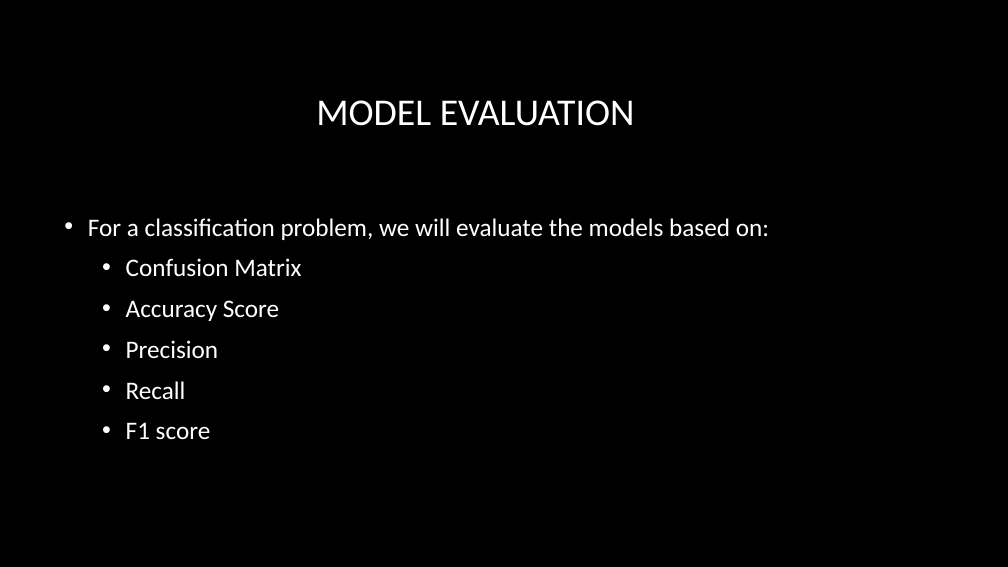
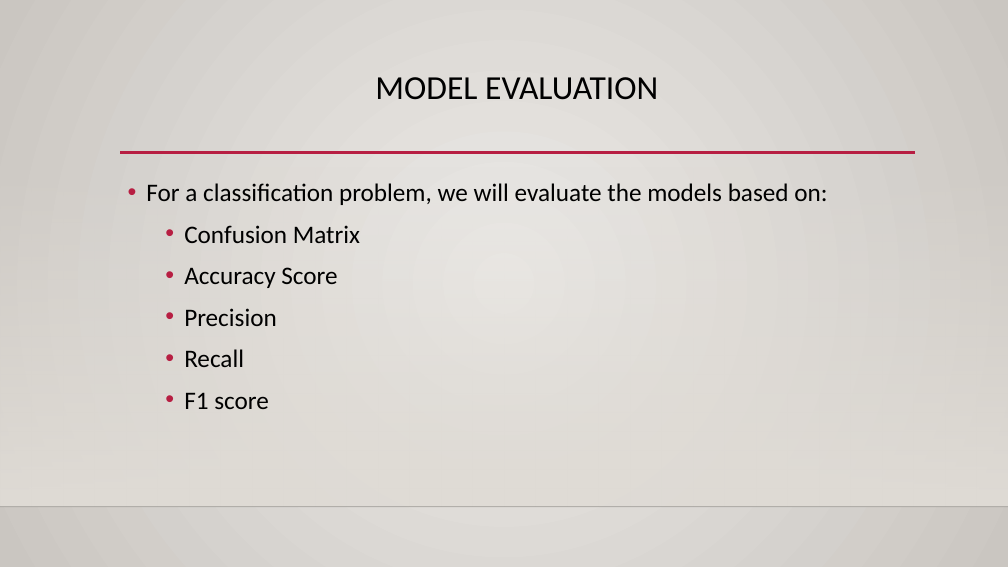
Before and after one commit to rajgupta-github/MachineLearning-with-Python, a slide deck: slide 12 of projects/IrisDataSetClassifier/MLIntermediate Project - Iris Classifier.pptx (slide 11 before the commit). Drawn at 1008x567 pixels with LibreOffice and Linux fonts; fonts in the diff are those of the drawing; background and template pictures are left out. Boxes give left, top, right and bottom in pixels: in the first picture for what was removed or moved away, otherwise in the second. Text is boxed around its words. In the diff, an @@ line names an element or a change of style, - is before the commit and + after.

```diff
--- a/projects/IrisDataSetClassifier/MLIntermediate Project - Iris Classifier.pptx
+++ b/projects/IrisDataSetClassifier/MLIntermediate Project - Iris Classifier.pptx
@@ background picture (left out) to gradient #ECEAE7 to #CAC7C1 @@
@@ title "MODEL EVALUATION": place and size @@
-title "MODEL EVALUATION" at box(316, 100, 635, 126)
+title "MODEL EVALUATION" at box(375, 77, 658, 100)
@@ title "MODEL EVALUATION" at box(375, 77, 658, 100): size 36 to 32 pt, text colour #FFFFFF to #000000; line spacing 1 to 0.9; vertical alignment middle to top @@
@@ rectangle added at box(0, 167, 1008, 507), fill gradient #DFDBD5 @@
@@ text "For a classification problem, we ...": place and size @@
-text "For a classification problem, we ..." at box(88, 218, 769, 440)
+text "For a classification problem, we ..." at box(146, 183, 827, 409)
@@ text "For a classification problem, we ..." at box(146, 183, 827, 409): text colour #FFFFFF to #000000; indent changed; line spacing 1 to 1.2; bullet colour #FFFFFF to #B71E42; less space between paragraphs; vertical alignment middle to top @@
@@ line added from (120, 153) to (915, 153), #B71E42 2.5 pt @@
@@ line added from (0, 507) to (1008, 507), #000001 1 pt @@
```
Also in this commit, not shown: 9 other slides changed, 6 slides added, 5 slides removed, 6 other files.
